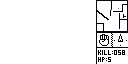
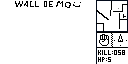
Comparing the layer stacks of the two (128, 64) images. Changes:
showed group "Level Banner" (11 layers) over [15,1,81,8]
added layer "WALL DEMO" in group "Level Banner" over [15,1,81,8]
